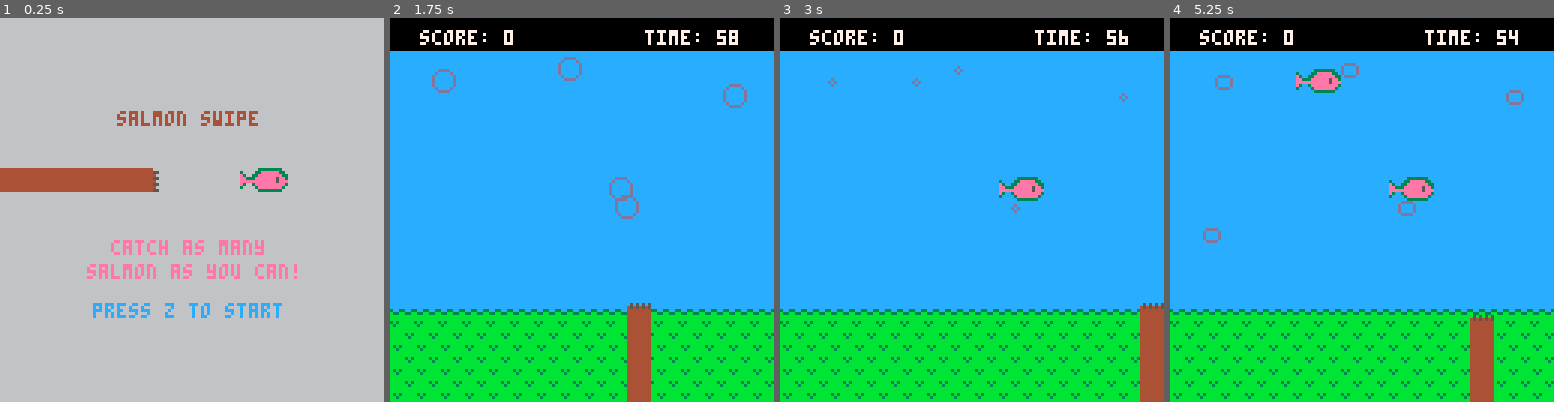
Above: before the commit, frames 1-4 (left to right).
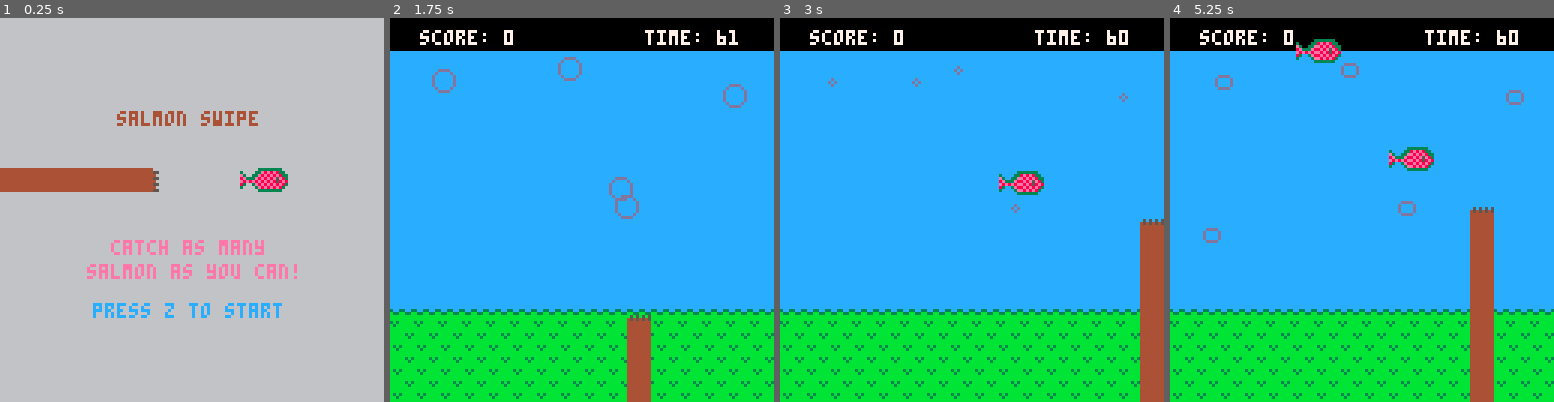
Above: after the commit, the same moments.

Repository: kirsty-gasston/bear-game
Game: PICO-8 cartridge bear-game.p8
The game is run twice, just before and just after one commit, with the same random seed, the same clock (stepped at 60 frames per second) and the same inputs.
Inputs:
- Up to frame 1 (0.25 s): no input
- Up to frame 2 (1.75 s): tap O (Z key) at 0.7, 1.7 s; hold Right from 1.6 s (still down)
- Up to frame 3 (3 s): release Right at 2.1 s; tap O (Z key) at 2.1, 2.5, 2.9 s; hold Up 2.15-2.42 s; hold Right from 2.47 s (still down)
- Up to frame 4 (5.25 s): release Right at 3.03 s; hold Left 3.08-3.58 s; tap O (Z key) every 0.4 s from 3.3 to 4.9 s; hold Down 3.63-3.97 s; hold Right 4.02-4.68 s; hold Up 4.73-5.03 s; hold Left from 5.08 s (still down)

The runs differ from the first frame. In frame 1, 0.2% of the frame differs, in the area x 62-75%, y 39-45%; in frame 2, 0.3%; in frame 3, 2.1%; in frame 4, 4.1%, in the area x 32-90%, y 3-79%.

Commit message:
Amends to the salmon jumping animation and creation of alt salmon sprites

Diff:
--- a/bear-game.p8
+++ b/bear-game.p8
@@ -15,7 +15,7 @@
 player.width = 7
 player.height = 7
 spd=4
-timer=60
+timer=61
 fps = 30 -- frame per second
 jumptimer = 0
 selected = 0
@@ -44,7 +44,6 @@
 	elseif scene==2 then
 		endsceneupdate()
 	end
-	timer-=0.033
 end
 
 function _draw()
@@ -92,6 +91,7 @@
 		resetjump()
 		sfx(0)
 	end
+	timer-=(1/fps)
 	playercontrol()
 	salmonupdate()
 	endsceneupdate()
@@ -100,10 +100,11 @@
 function endsceneupdate ()
  if timer <=0 then
   scene=2
-  timer=0
  end
  if btnp(4) then
   scene=1
+  score=0
+  timer=61
  end
 end
 
@@ -114,6 +115,16 @@
 	end
 
 	for jumpingsalmon in all(jumpingsalmons) do
+		jumpingsalmon.y -= 1
+
+		if(jumpingsalmon.y < jumpingsalmon.prevy - 10) then
+
+			if(jumpingsalmon.y < jumpingsalmon.prevy) then
+				jumpingsalmon.y += 1
+			end
+
+		end
+
 		if iscolliding(player,jumpingsalmon) then
 	 	if jumpingsalmon.jumping == true then
    	score+=50
@@ -131,6 +142,8 @@
 	local jumpingsalmon = {}
 							jumpingsalmon.x = x
 	 					jumpingsalmon.y = y
+	 					jumpingsalmon.prevx = jumpingsalmon.x
+	 					jumpingsalmon.prevy = jumpingsalmon.y
 							jumpingsalmon.width = 16
       	jumpingsalmon.height = 8
 							jumpingsalmon.jumping = true
@@ -192,9 +205,9 @@
  local scoredtxt = "you scored: " .. score
 	rectfill(0,0,screenwidth, screenheight, 1) -- clear the screen with a bg layer
 	map(16,0,0,0,128,32)
-	print(titletxt, hcenter(titletxt), screenheight/3, 4)
-	print (scoredtxt, hcenter(scoredtxt), (screenheight/4)+(screenheight/4), 14)
-	print(starttxt, hcenter(starttxt), (screenheight/4)+(screenheight/3),4)
+	print(titletxt, hcenter(titletxt), screenheight/4, 6)
+	print (scoredtxt, hcenter(scoredtxt), screenheight/3, 9)
+	print(starttxt, hcenter(starttxt), screenheight/2,6)
 end
 
 -- handle button inputs
@@ -202,7 +215,7 @@
 	if (btn(0)) then player.x-=spd end
 	if (btn(1)) then player.x+=spd end
 	if (btn(2)) then player.y-=spd end
-	if (btn(4)) then player.y-=spd else player.y += spd end
+	if (btn(3)) then player.y+=spd end
 	-- check if the player is still onscreen
 	if (player.x <= 0) then player.x = 0 end
 	if (player.x >= screenwidth - player.width) then player.x = screenwidth - player.height end
Not shown, changed: 22 lines of the sprite sheet (__gfx__) section of bear-game.p8
